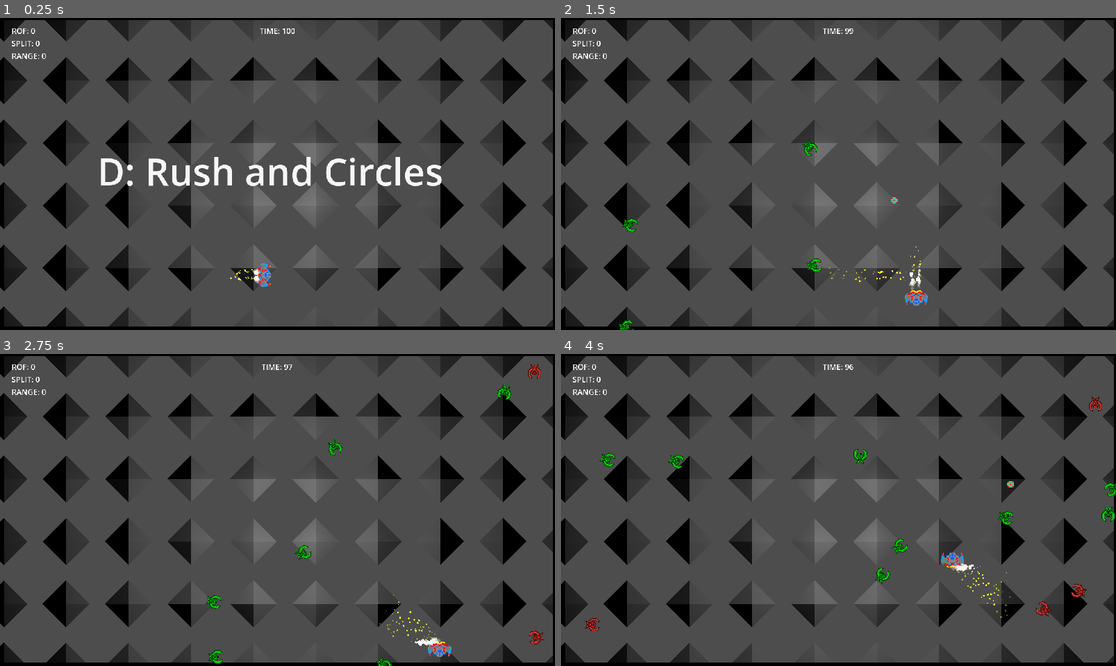
Above: before the commit, frames 1-4 (two rows, left to right).
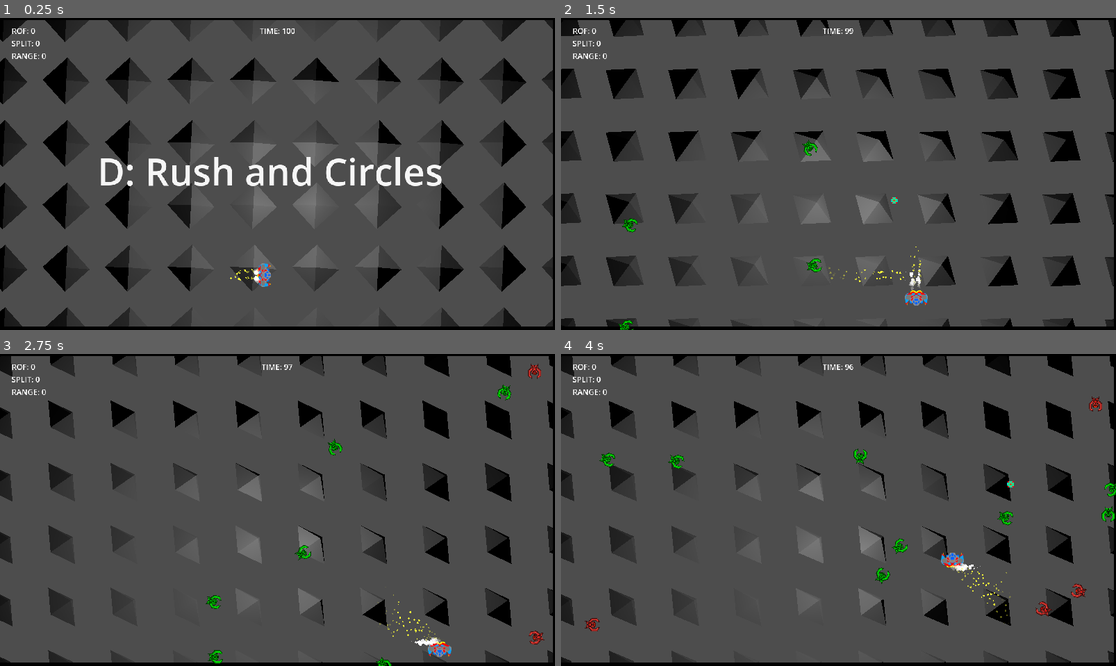
Above: after the commit, the same moments.

Repository: gamkedo-la/AttackStackCharlie
Game: Godot game, scene res://Levels/TestLevelD.tscn
Two runs of this game, one before a commit and one after it. Both use one fixed random seed, a clock stepped at 60 frames per second and the inputs below. This scene is started directly instead of the project's main scene. Sound files missing from this copy of the repository are replaced by a short silence.
Inputs:
- Up to frame 1 (0.25 s): no input
- Up to frame 2 (1.5 s): hold D (move right) 0.53-1.28 s; hold Space (shoot) 0.53-1.28 s; hold S (move down) from 1.28 s (still down); tap Space (shoot) at 1.35 s
- Up to frame 3 (2.75 s): release S (move down) at 2.03 s; hold D (move right) from 2.03 s (still down); hold Space (shoot) from 2.03 s (still down)
- Up to frame 4 (4 s): release D (move right) at 2.78 s; release Space (shoot) at 2.78 s; hold W (move up) 2.78-3.53 s; tap Space (shoot) at 2.85 s; hold A (move left) from 3.53 s (still down); hold Space (shoot) from 3.53 s (still down)

The runs differ from the first frame. In frame 1, 1.5% of the frame differs, in the area x 0-100%, y 0-99%; in frame 2, 12%; in frame 3, 14%; in frame 4, 14%.

Commit message:
Working on dynamic position spin background (not tuned well yet)

Diff:
--- a/Levels/TestLevelD.tscn
+++ b/Levels/TestLevelD.tscn
@@ -3,7 +3,7 @@
 [ext_resource type="Script" path="res://Levels/MainPlay.gd" id="1_dwuun"]
 [ext_resource type="Script" path="res://Enemies/EnemyEdgeSpawning.gd" id="2_5tofp"]
 [ext_resource type="Script" path="res://Models/modelGridSpawner.gd" id="3_afw46"]
-[ext_resource type="PackedScene" uid="uid://0xcemwtyox3a" path="res://Models/pyramid.glb" id="4_oysmc"]
+[ext_resource type="PackedScene" uid="uid://cdh0ovdewari" path="res://Models/pyramidCoordSpin.tscn" id="4_ttdb0"]
 [ext_resource type="PackedScene" uid="uid://8kolafukcuow" path="res://Levels/EveryLevelReusedStuff.tscn" id="5_c5txp"]
 
 [node name="MainPlay" type="Node2D"]
@@ -46,7 +46,7 @@
 
 [node name="BackgroundMeshGridSpawner" type="Node3D" parent="3D background scene/3D Models"]
 script = ExtResource("3_afw46")
-mesh = ExtResource("4_oysmc")
+mesh = ExtResource("4_ttdb0")
 xSpacing = 4.0
 ySpacing = 4.0
 xCount = 10
--- /dev/null
+++ b/Models/pyramidCoordSpin.tscn
@@ -0,0 +1,12 @@
+[gd_scene load_steps=3 format=3 uid="uid://cdh0ovdewari"]
+
+[ext_resource type="PackedScene" uid="uid://0xcemwtyox3a" path="res://Models/pyramid.glb" id="1_1fwqg"]
+[ext_resource type="Script" path="res://Models/spinByCoord.gd" id="2_770l4"]
+
+[node name="PyramidCoordSpin" type="Node3D"]
+
+[node name="pyramid" parent="." instance=ExtResource("1_1fwqg")]
+script = ExtResource("2_770l4")
+spinPace = 0.5
+horizAffect = 0.05
+vertAffect = 0.25
--- /dev/null
+++ b/Models/spinByCoord.gd
@@ -0,0 +1,10 @@
+extends Node3D
+
+@export var spinPace: float = 1.0
+@export var horizAffect: float = 1.0
+@export var vertAffect: float = 1.0
+
+func _process(delta):
+	var time = Time.get_ticks_msec() / 1000.0
+	rotation.x = cos(time * spinPace+horizAffect*position.x)
+	rotation.y = cos(time * spinPace+vertAffect*position.y)
